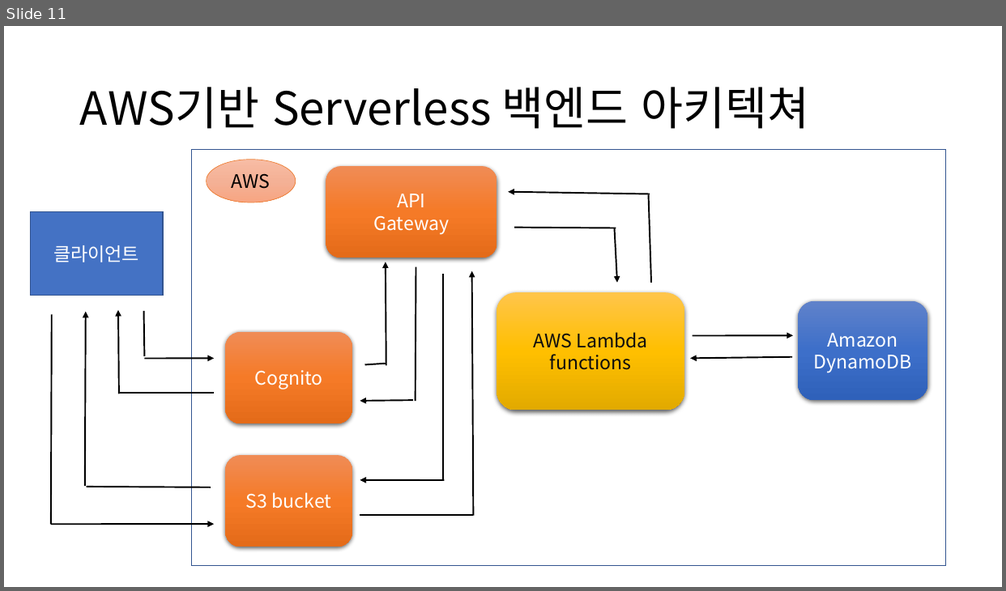
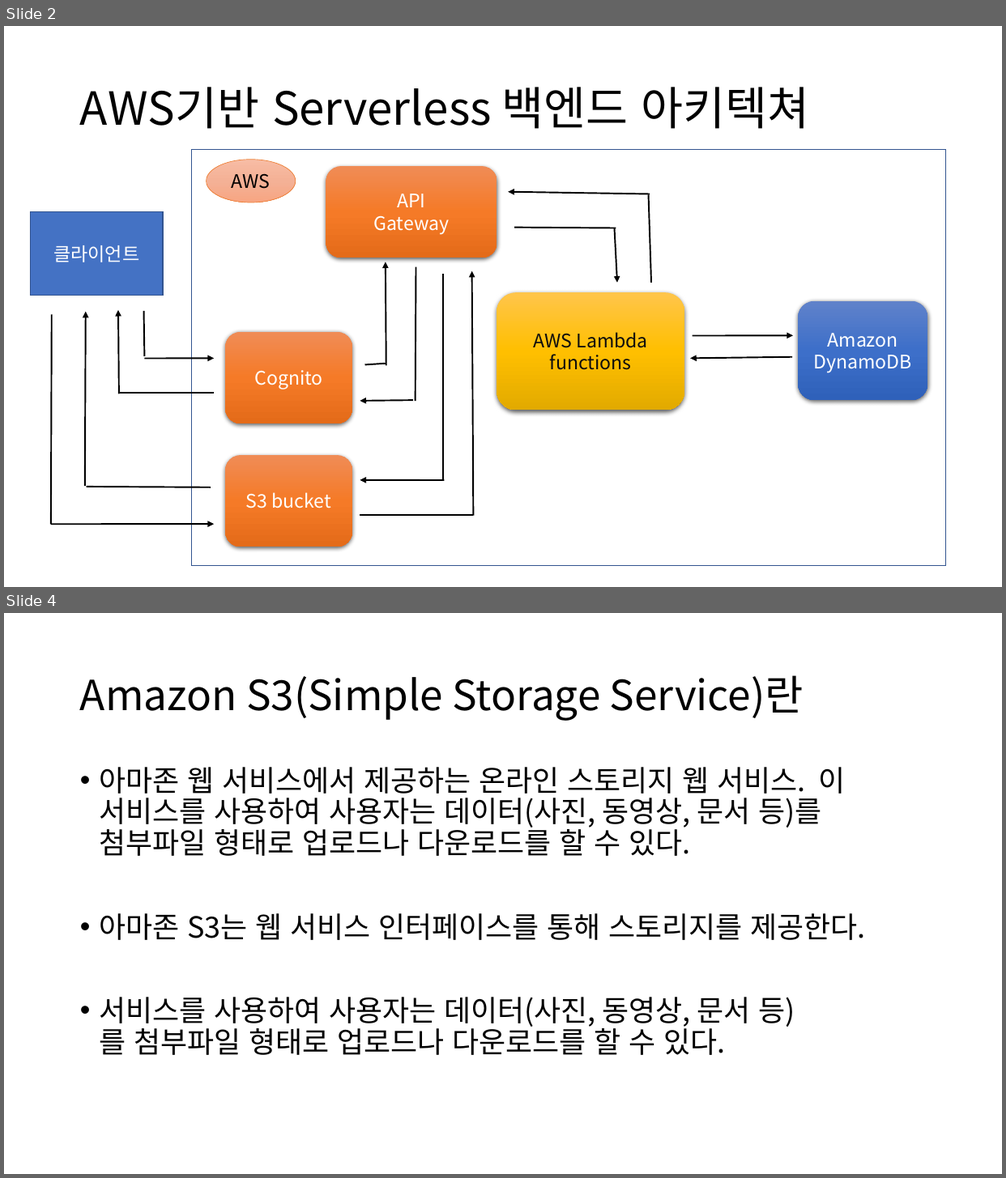
Before and after one commit to popuyaha/mlog-serverless-stack-test, a slide deck: AWS기반 Serverless 아키텍쳐.pptx. Shown one above the other, each under a label of ours: slide 11 before the commit, slides 2 and 4 after it; the slides between them are not shown. The pictures are 1006x591 and 1006x1178 pixels, drawn with LibreOffice and Linux fonts; fonts in the diff are those of the drawing. Boxes give left, top, right and bottom in pixels: in the first picture for what was removed or moved away, otherwise in the second. Text is boxed around its words. In the diff, an @@ line names an element or a change of style, - is before the commit and + after.

```diff
--- a/AWS기반 Serverless 아키텍쳐.pptx
+++ b/AWS기반 Serverless 아키텍쳐.pptx
@@ slide 4 added at (4,613,1002,1174), background #FFFFFF @@
@@ title added at (80,675,803,721), 40 pt, text #000000 @@
+Amazon S3(Simple Storage Service)란
@@ text added at (99,767,866,1055), 28 pt, text #000000 @@
+• 아마존 웹 서비스에서 제공하는 온라인 스토리지 웹 서비스. 이 서비스를 사용하여 사용자는 데이터(사진, 동영상, 문서 등)를 첨부파일 형태로 업로드나 다운로드를 할 수 있다.
+• 아마존 S3는 웹 서비스 인터페이스를 통해 스토리지를 제공한다.
+• 서비스를 사용하여 사용자는 데이터(사진, 동영상, 문서 등)를 첨부파일 형태로 업로드나 다운로드를 할 수 있다.
@@ what was slide 11 is now slide 2 @@
```
Also in this commit, not shown: 2 slides changed, 3 other slides added, 2 slides removed, 19 other files.
